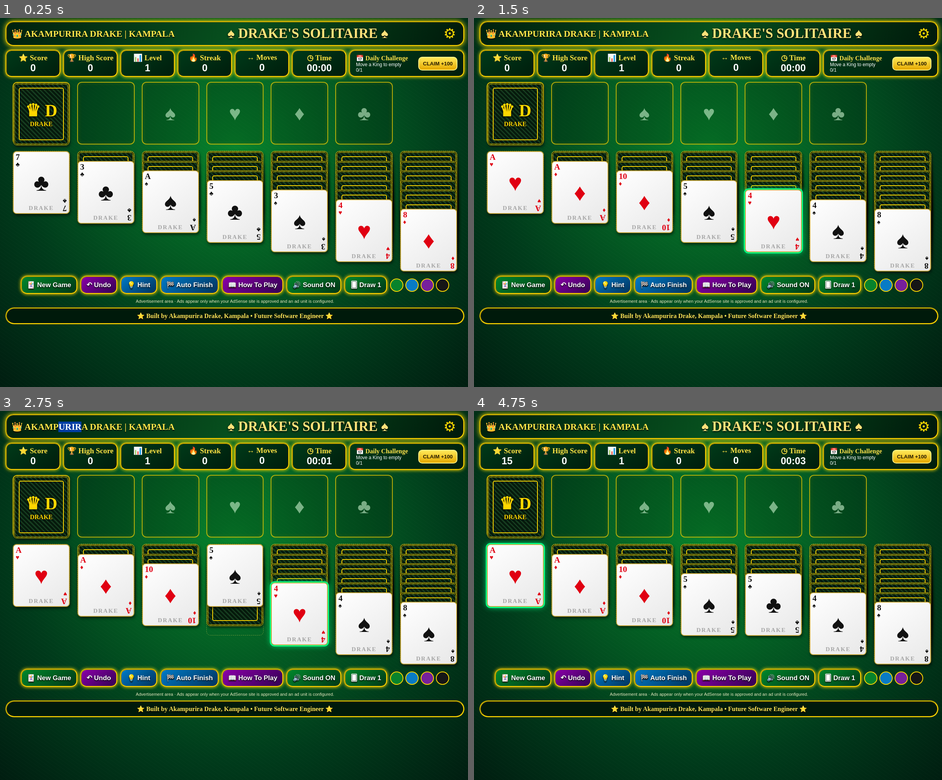
Above: before the commit, frames 1-4 (two rows, left to right).
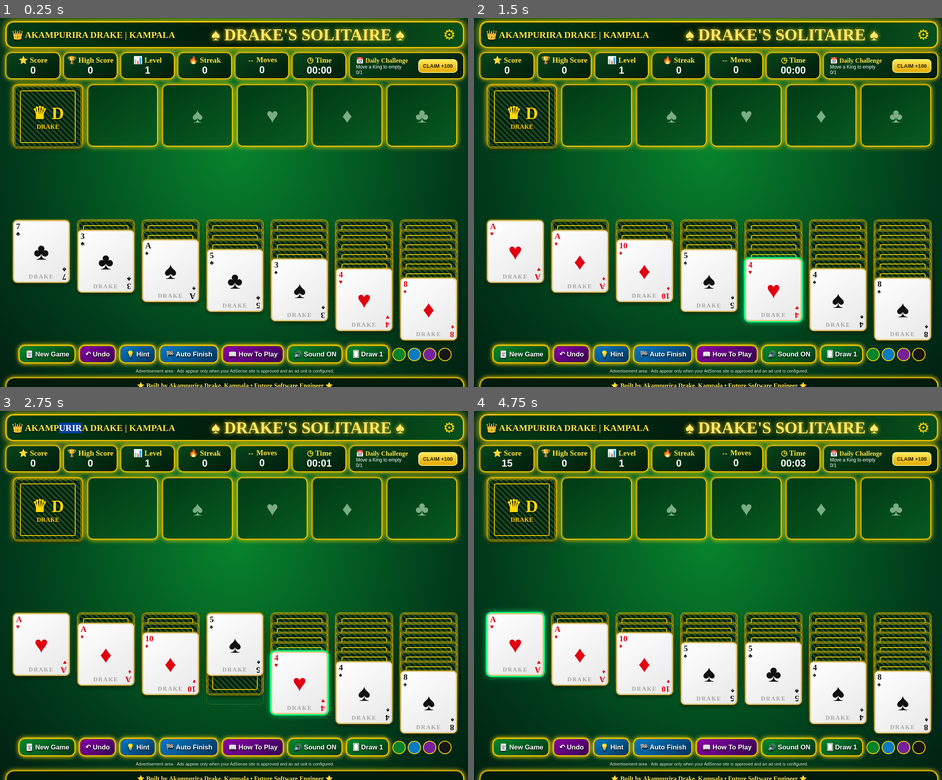
Above: after the commit, the same moments.

Repository: drakegriffins7-wq/Solitaire-
Game: browser game, page index.html
Same seed, same stepped clock (60 frames per second), same inputs: the game is played once before the commit and once after it. When the page shows a pop-up message, it is drawn as a white box for half a second while everything else waits; a line starting with > is the answer the replay typed.
Inputs (mouse positions are in pixels of both pictures, inside the frame that each line leads up to; where the layout moved, square brackets give the same spot in the first picture):
- Up to frame 1 (0.25 s): no input
- Up to frame 2 (1.5 s): click "🃏 New Game" at 0.27 s; click (534, 54) at 1.07 s; click (750, 268) [750, 198] at 1.27 s
- Up to frame 3 (2.75 s): click (37, 433) at 1.67 s; click (234, 672) [234, 606] at 1.87 s; press the mouse at (84, 433) at 2.27 s; release the mouse at (60, 429) at 2.4 s; click "Green" at 2.47 s
- Up to frame 4 (4.75 s): click (548, 451) at 2.87 s; click (773, 684) [773, 613] at 3.07 s; click (502, 455) at 3.47 s; click (684, 621) [684, 554] at 3.67 s; press the mouse at (534, 429) at 4.07 s; release the mouse at (520, 458) at 4.2 s; click (492, 621) [492, 554] at 4.27 s; click (567, 444) at 4.67 s

The runs differ from the first frame. In frame 1, 64% of the frame differs, in the area x 0-100%, y 0-100%; in frame 2, 64%; in frame 3, 64%; in frame 4, 64%.
Error in both runs: ReferenceError: out is not defined

Commit message:
Refactor CSS styles for improved layout and design
Updated styles for header, title, stats, and cards to enhance visual appearance. Adjusted media queries for better responsiveness on smaller screens.

Diff:
--- a/index.html
+++ b/index.html
@@ -16,6 +16,77 @@
 .stats{display:grid;grid-template-columns:repeat(6,minmax(0,1fr)) minmax(170px,2.1fr);gap:6px;margin:9px 0}.stat,.daily …(629 unchanged characters)…
 .top-piles{display:grid;grid-template-columns:repeat(7,minmax(0,1fr));gap:var(--gap);margin:12px 1.5%;align-items:start …(4350 unchanged characters)…
 @media(max-width:650px){.table{padding:5px 4px 9px}.stats{grid-template-columns:repeat(3,1fr)}.daily{grid-column:span 3 …(356 unchanged characters)…
+  /* DRAKE'S SOLITAIRE ROYAL EDITION */
+
+body {
+  background:
+    radial-gradient(ellipse at center, #087b25, #003d16 75%, #001b0a);
+}
+
+header {
+  border: 4px ridge #ffd700 !important;
+  box-shadow: 0 0 20px #ffd700;
+  background: linear-gradient(90deg, #003b16, #001b0b, #07501c);
+}
+
+.title {
+  color: #ffe66b;
+  text-shadow: 0 0 12px gold;
+  font-size: clamp(22px, 4vw, 42px);
+}
+
+.stat, .daily {
+  border: 3px ridge gold !important;
+  box-shadow: 0 0 12px #ffd700;
+  background: linear-gradient(145deg, #06451b, #001b0b);
+}
+
+.top-piles {
+  grid-template-columns: repeat(6, minmax(0, 1fr));
+  gap: 10px;
+}
+
+.pile {
+  border: 3px ridge gold !important;
+  box-shadow: 0 0 13px #ffd700;
+  background: linear-gradient(145deg, #003b15, #075a20);
+  border-radius: 14px;
+}
+
+.card {
+  border: 3px double #d5aa28 !important;
+  border-radius: 11px;
+  box-shadow: 0 4px 10px #000a, 0 0 5px gold;
+}
+
+.card.back {
+  background: repeating-linear-gradient(
+    45deg, #071b0c, #071b0c 5px,
+    #174b20 5px, #174b20 10px
+  ) !important;
+  border: 4px double gold !important;
+}
+
+.control {
+  border: 4px ridge gold !important;
+  box-shadow: 0 0 12px #ffd700;
+  font-weight: bold;
+}
+
+footer {
+  border: 3px ridge gold;
+  box-shadow: 0 0 12px gold;
+}
+
+@media(max-width:650px) {
+  .top-piles {
+    gap: 5px;
+  }
+
+  .control {
+    padding: 9px 7px;
+  }
+                        }
 </style>
 </head>
 <body>
